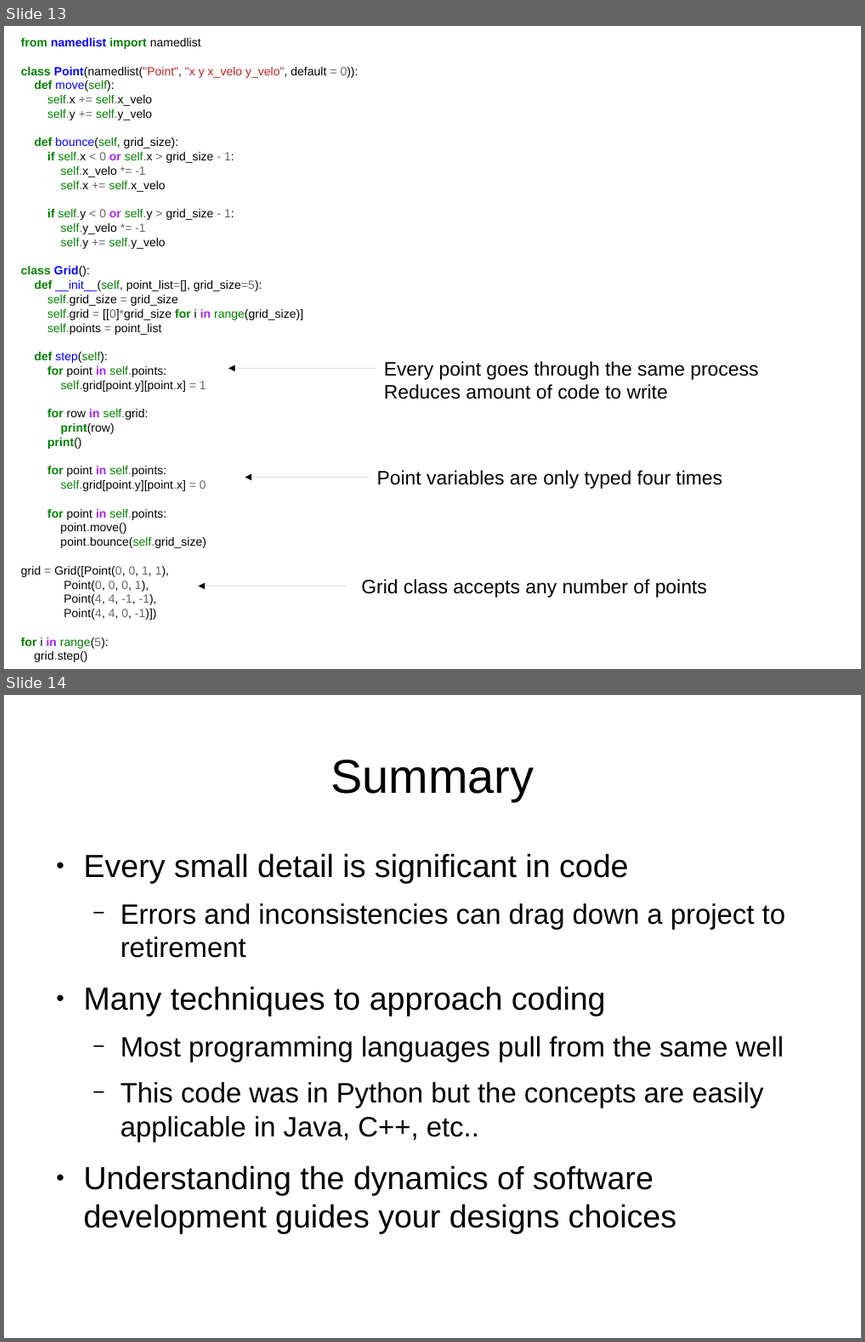
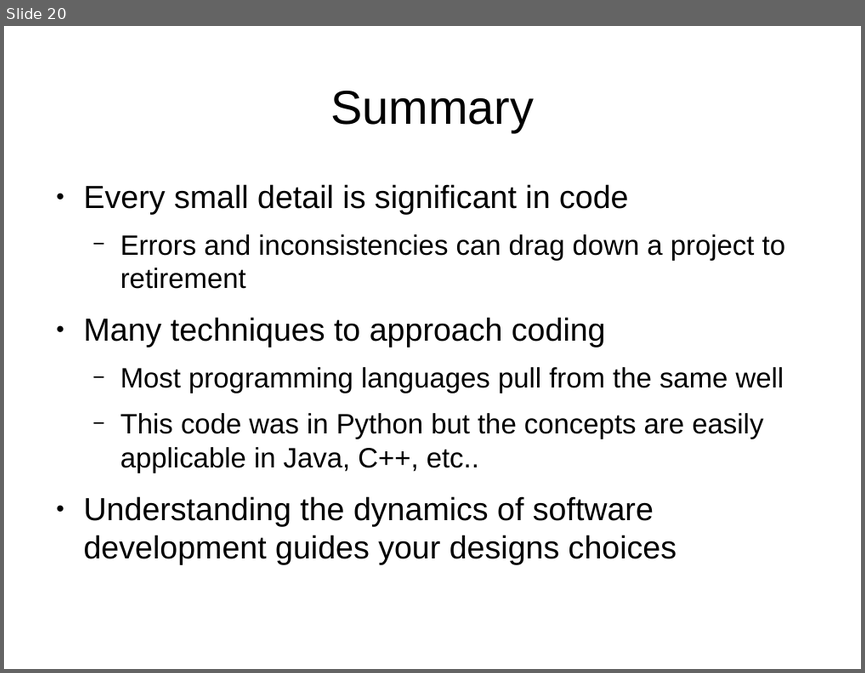
Before and after one commit to f0lie/refactoring_example, a slide deck: safe_code_pt2.odp. Shown one above the other, each under a label of ours: slides 13 and 14 before the commit, slide 20 after it. The pictures are 865x1342 and 865x673 pixels, drawn with LibreOffice and Linux fonts; fonts in the diff are those of the drawing. Boxes give left, top, right and bottom in pixels: in the first picture for what was removed or moved away, otherwise in the second. Text is boxed around its words. In the diff, an @@ line names an element or a change of style, - is before the commit and + after.

Commit message:
made the pointpower MUCH better

```diff
--- a/safe_code_pt2.odp
+++ b/safe_code_pt2.odp
@@ slide 13 removed at [4, 26, 861, 669], background #FFFFFF @@
@@ text removed at [21, 38, 358, 662] @@
-from namedlist import namedlist
-class Point(namedlist("Point", "x y x_velo y_velo", default = 0)):
-def move(self):
-self.x += self.x_velo
-self.y += self.y_velo
-def bounce(self, grid_size):
-if self.x < 0 or self.x > grid_size - 1:
-self.x_velo *= -1
-self.x += self.x_velo
-if self.y < 0 or self.y > grid_size - 1:
-self.y_velo *= -1
-self.y += self.y_velo
-class Grid():
-def __init__(self, point_list=[], grid_size=5):
-self.grid_size = grid_size
-self.grid = [[0]*grid_size for i in range(grid_size)]
-self.points = point_list
-def step(self):
-for point in self.points:
-self.grid[point.y][point.x] = 1
-for row in self.grid:
-print(row)
-print()
-for point in self.points:
-self.grid[point.y][point.x] = 0
-for point in self.points:
-point.move()
-point.bounce(self.grid_size)
-grid = Grid([Point(0, 0, 1, 1),
-Point(0, 0, 0, 1),
-Point(4, 4, -1, -1),
-Point(4, 4, 0, -1)])
-for i in range(5):
-grid.step()
@@ arrow removed from (376, 368) to (228, 368) @@
@@ text removed at [384, 361, 758, 399] @@
-Every point goes through the same process
-Reduces amount of code to write
@@ arrow removed from (370, 477) to (245, 477) @@
@@ text removed at [377, 470, 722, 488] @@
-Point variables are only typed four times
@@ arrow removed from (346, 586) to (199, 586) @@
@@ text removed at [361, 578, 707, 597] @@
-Grid class accepts any number of points
@@ what was slide 14 is now slide 20 @@
```
Also in this commit, not shown: 7 slides changed, 9 slides added, 2 other slides removed, 1 other file.
